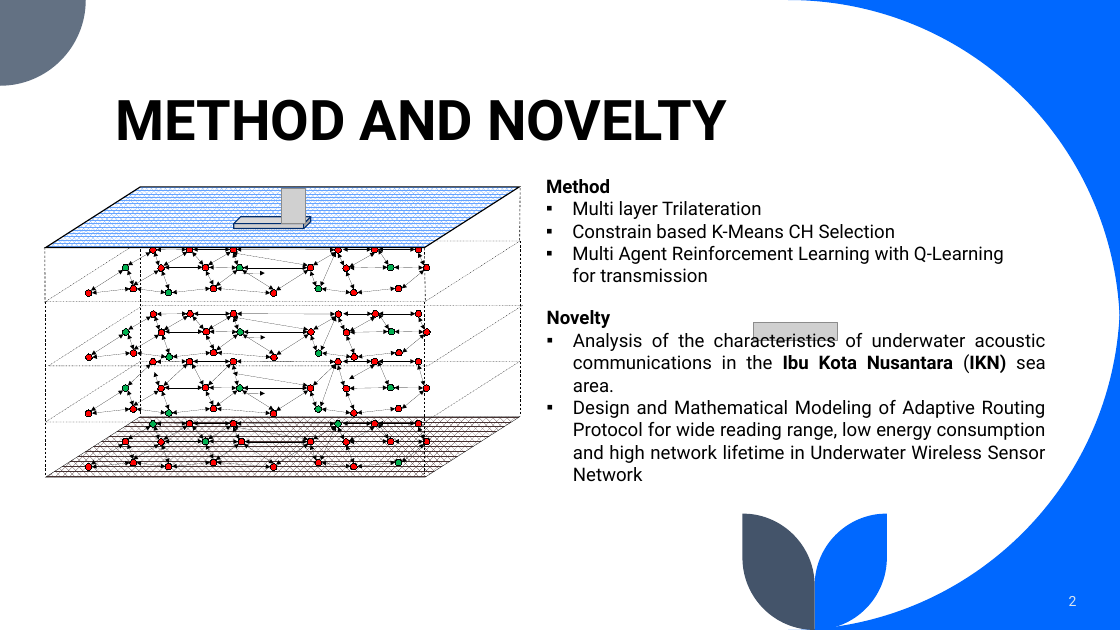
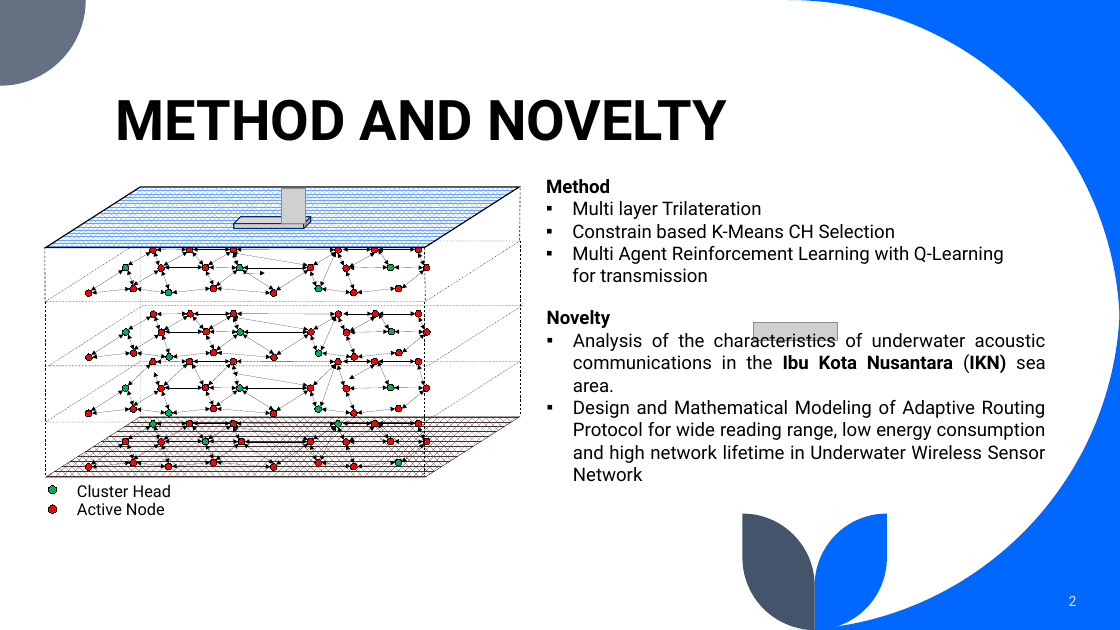
Before and after one commit to BiggusMaximus/Multi-Hop-Q-Learning-LEACH, a slide deck: slide 2 of bimbingan/Bimbingan 3.pptx. Drawn at 1120x630 pixels with LibreOffice and Linux fonts; fonts in the diff are those of the drawing; grey boxes stand for pictures. Boxes give left, top, right and bottom in pixels: in the first picture for what was removed or moved away, otherwise in the second. Text is boxed around its words. In the diff, an @@ line names an element or a change of style, - is before the commit and + after.

```diff
--- a/bimbingan/Bimbingan 3.pptx
+++ b/bimbingan/Bimbingan 3.pptx
@@ line (140, 241) - (140, 416): stroke #000000 0.5 pt dashed to #D9D9D9 0.25 pt dashed @@
@@ arrow removed from (242, 338) to (266, 338) @@
@@ arrow removed from (242, 394) to (265, 393) @@
@@ ellipse added at [49,486,57,494], fill #00B050, outline #000000 0 pt @@
@@ ellipse added at [49,505,57,513], fill #FF0000, outline #000000 0 pt @@
@@ text added at [77,484,171,497], 14 pt, text #000000 @@
+Cluster Head
@@ text added at [77,502,165,515], 14 pt, text #000000 @@
+Active Node
```
Also in this commit, not shown: 4 other slides changed, 4 slides added, 23 other files.
